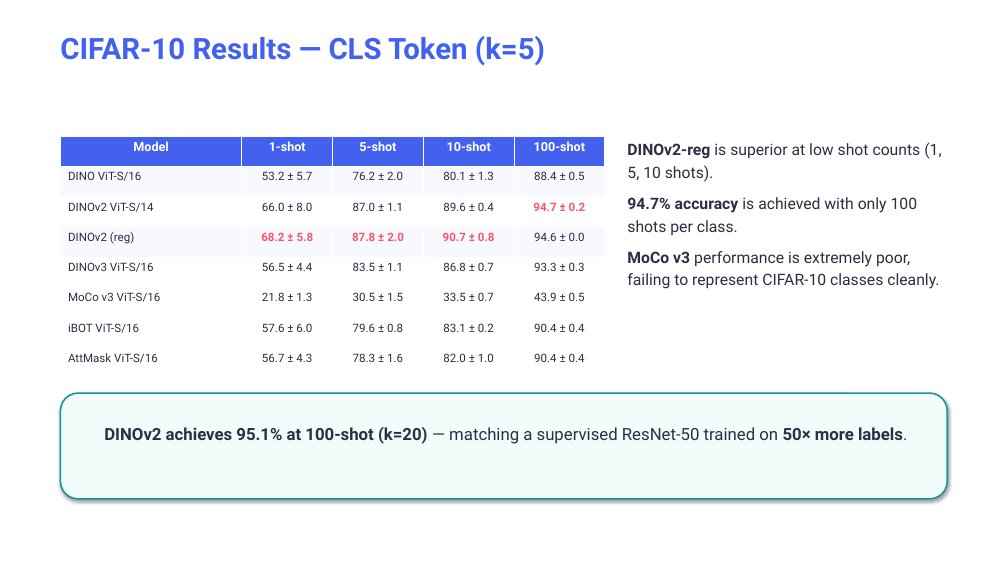
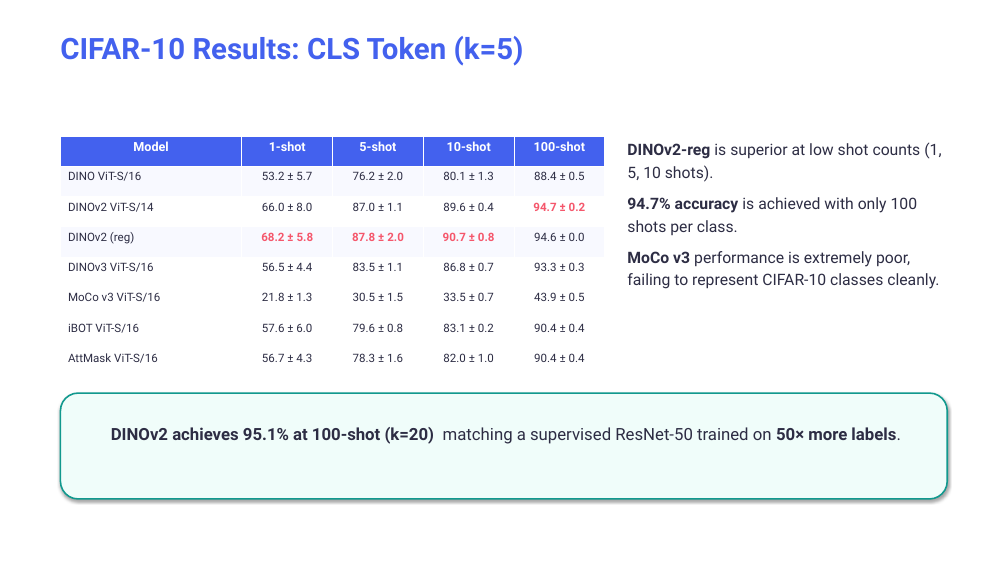
Before and after one commit to kostismatz/ssl-knn-fewshot, a slide deck: slide 9 of presentation.pptx. Drawn at 1008x567 pixels with LibreOffice and Linux fonts; fonts in the diff are those of the drawing. Boxes give left, top, right and bottom in pixels: in the first picture for what was removed or moved away, otherwise in the second. Text is boxed around its words. In the diff, an @@ line names an element or a change of style, - is before the commit and + after.

```diff
--- a/presentation.pptx
+++ b/presentation.pptx
@@ text at (x1=60, y1=36, x2=524, y2=66): text changed @@
-CIFAR-10 Results — CLS Token (k=5)
+CIFAR-10 Results: CLS Token (k=5)
@@ text at (x1=111, y1=427, x2=900, y2=444): text changed @@
-DINOv2 achieves 95.1% at 100-shot (k=20) — matching a supervised ResNet-50 trained on 50× more labels.
+DINOv2 achieves 95.1% at 100-shot (k=20) matching a supervised ResNet-50 trained on 50× more labels.
```
Also in this commit, not shown: 5 other slides changed, 2 slides added, 11 other files.
